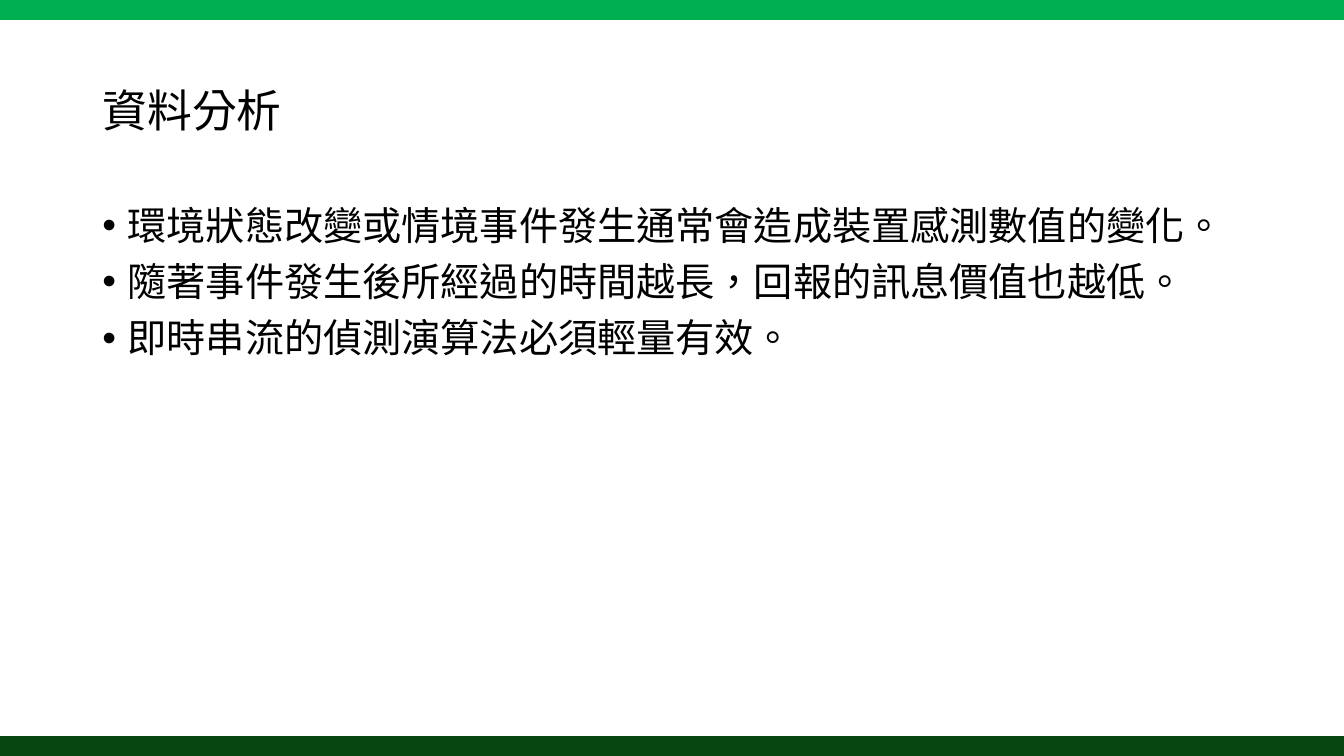
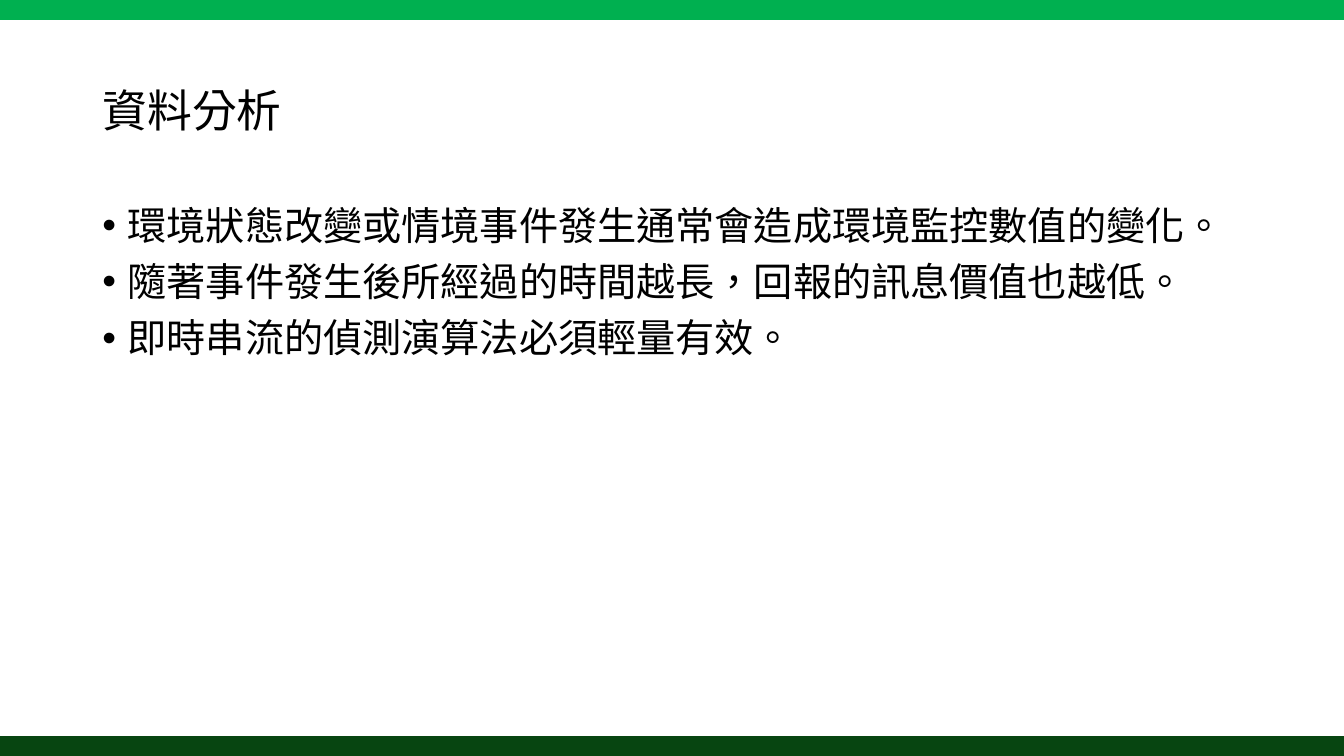
Before and after one commit to tedrong/Paper, a slide deck: slide 5 of Anomaly Detection and Event Alert System for IOT Integrated Management Platform.pptx (slide 6 before the commit). Drawn at 1344x756 pixels with LibreOffice and Linux fonts; fonts in the diff are those of the drawing. Boxes give left, top, right and bottom in pixels: in the first picture for what was removed or moved away, otherwise in the second. Text is boxed around its words. In the diff, an @@ line names an element or a change of style, - is before the commit and + after.

Commit message:
ppt

```diff
--- a/Anomaly Detection and Event Alert System for IOT Integrated Management Platform.pptx
+++ b/Anomaly Detection and Event Alert System for IOT Integrated Management Platform.pptx
@@ text at <box>128,207,1224,244</box>: text changed @@
-• 環境狀態改變或情境事件發生通常會造成裝置感測數值的變化。
+• 環境狀態改變或情境事件發生通常會造成環境監控數值的變化。
```
Also in this commit, not shown: 2 slides removed.
